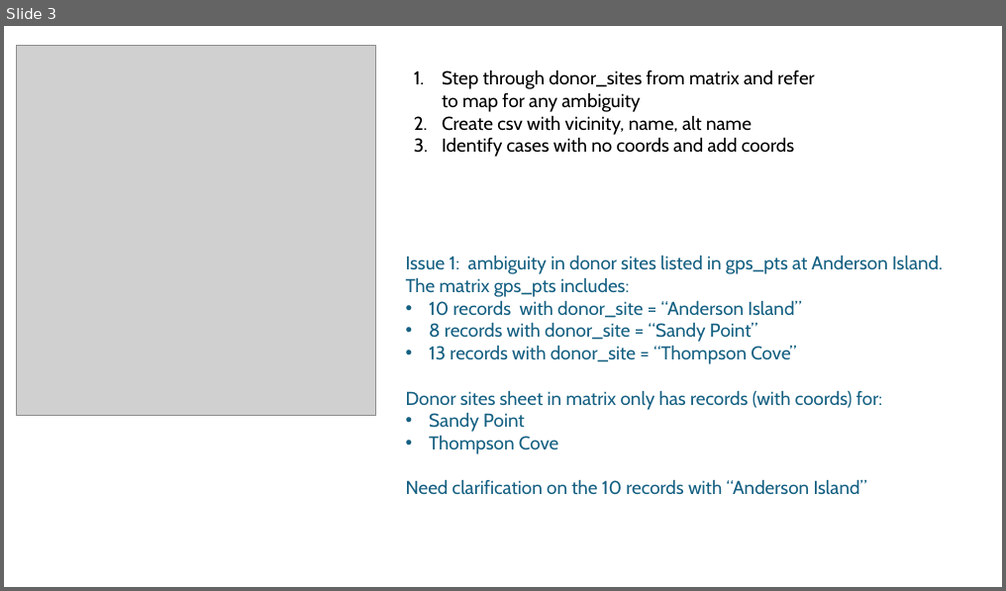
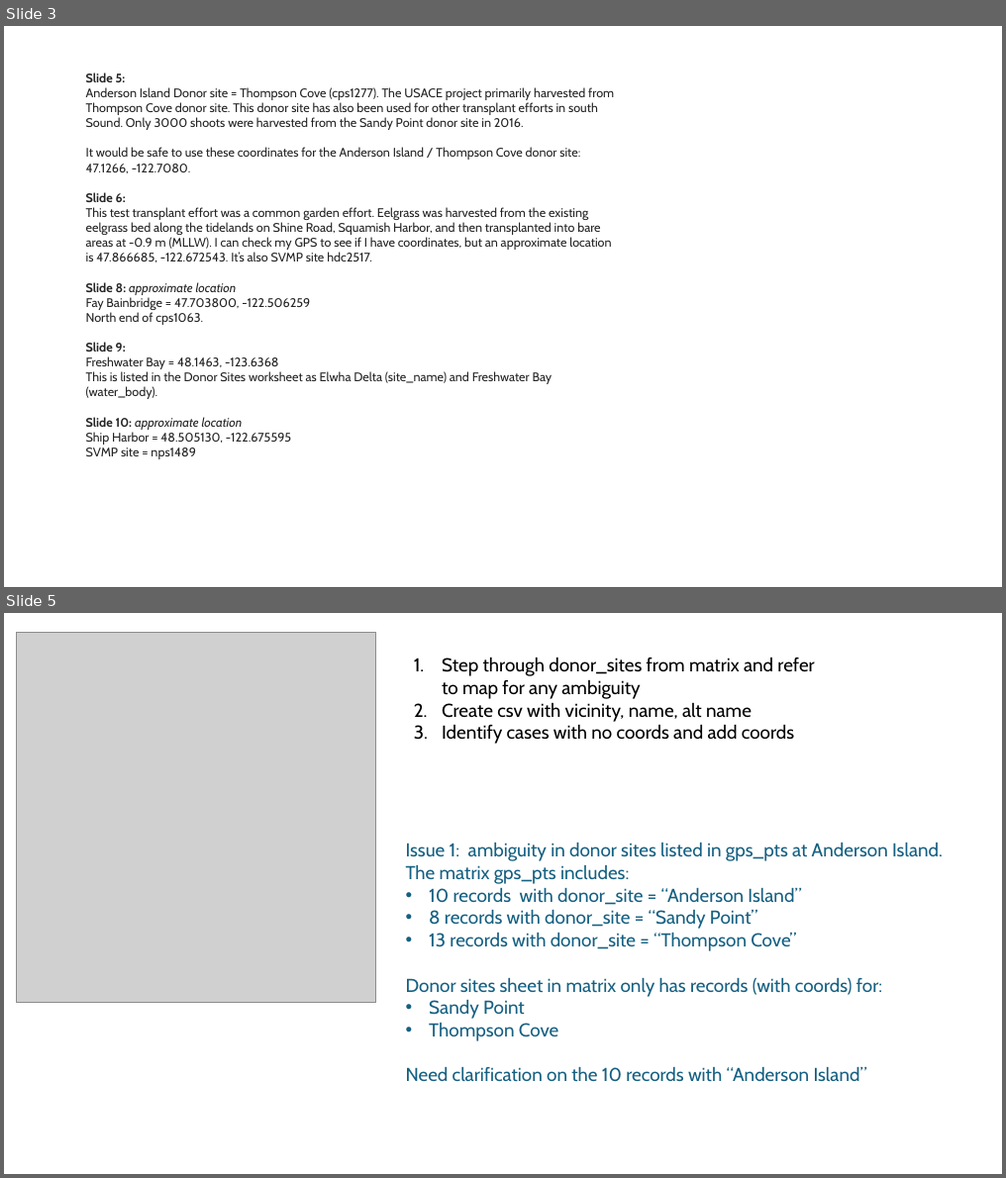
Before and after one commit to WA-Nearshore/seagrass-restoration-processing, a slide deck: docs/seagrass_restoration_storymap_notes.pptx. Shown one above the other, each under a label of ours: slide 3 before the commit, slides 3 and 5 after it; the slides between them are not shown. The pictures are 1006x591 and 1006x1178 pixels, drawn with LibreOffice and Linux fonts; fonts in the diff are those of the drawing; grey boxes stand for pictures. Boxes give left, top, right and bottom in pixels: in the first picture for what was removed or moved away, otherwise in the second. Text is boxed around its words. In the diff, an @@ line names an element or a change of style, - is before the commit and + after.

Commit message:
Working in create donor tbls.

```diff
--- a/docs/seagrass_restoration_storymap_notes.pptx
+++ b/docs/seagrass_restoration_storymap_notes.pptx
@@ slide 3 added at [4,26,1002,587], background #FFFFFF @@
@@ text added at [86,73,614,460], 12 pt, text #242424 @@
+Slide 5:
+Anderson Island Donor site = Thompson Cove (cps1277). The USACE project primarily harvested from Thompson Cove donor site. This donor site has also been used for other transplant efforts in south Sound. Only 3000 shoots were harvested from the Sandy Point donor site in 2016.
+It would be safe to use these coordinates for the Anderson Island / Thompson Cove donor site: 47.1266, -122.7080.
+Slide 6:
+This test transplant effort was a common garden effort. Eelgrass was harvested from the existing eelgrass bed along the tidelands on Shine Road, Squamish Harbor, and then transplanted into bare areas at -0.9 m (MLLW). I can check my GPS to see if I have coordinates, but an approximate location is 47.866685, -122.672543. It’s also SVMP site hdc2517.
+Slide 8: approximate location
+Fay Bainbridge = 47.703800, -122.506259
+North end of cps1063.
+Slide 9:
+Freshwater Bay = 48.1463, -123.6368
+This is listed in the Donor Sites worksheet as Elwha Delta (site_name) and Freshwater Bay (water_body).
+Slide 10: approximate location
+Ship Harbor = 48.505130, -122.675595
+SVMP site = nps1489
@@ what was slide 3 is now slide 5 @@
```
Also in this commit, not shown: 2 slides changed, 3 other slides added, 6 slides removed, 1 other file.
